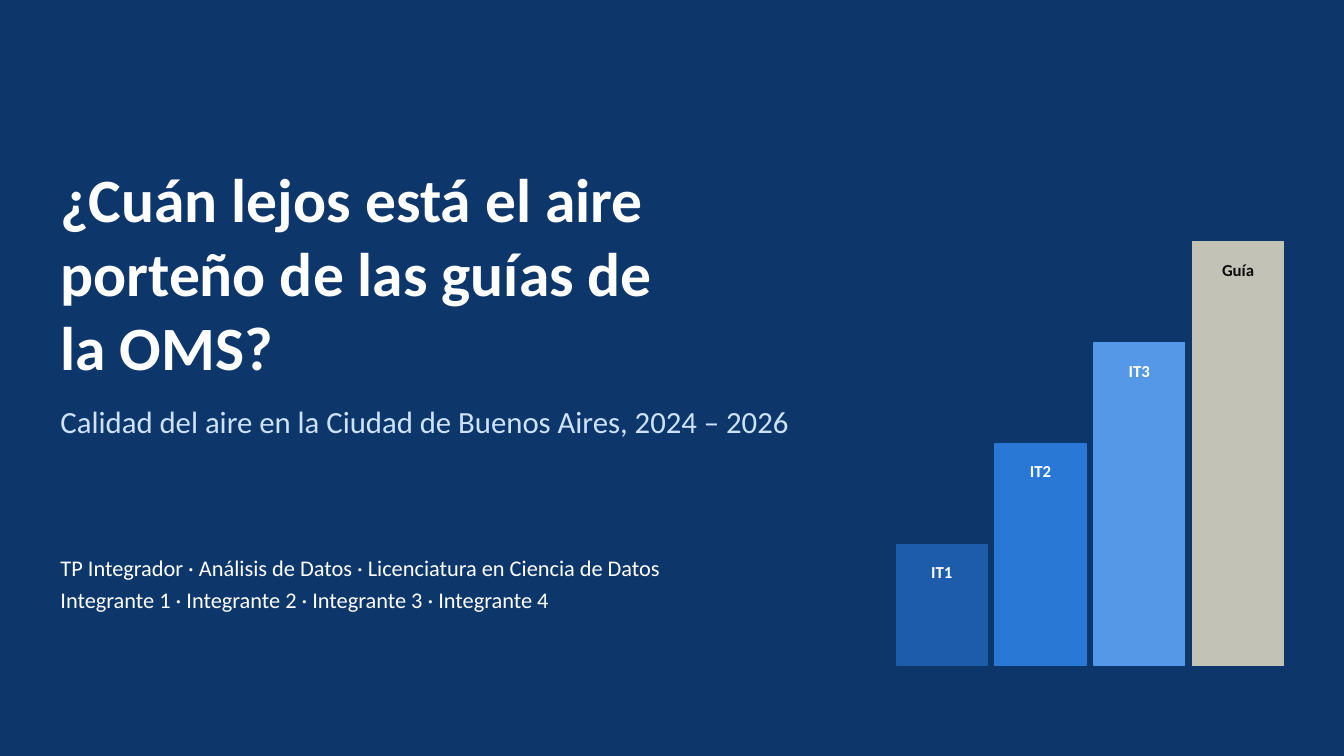
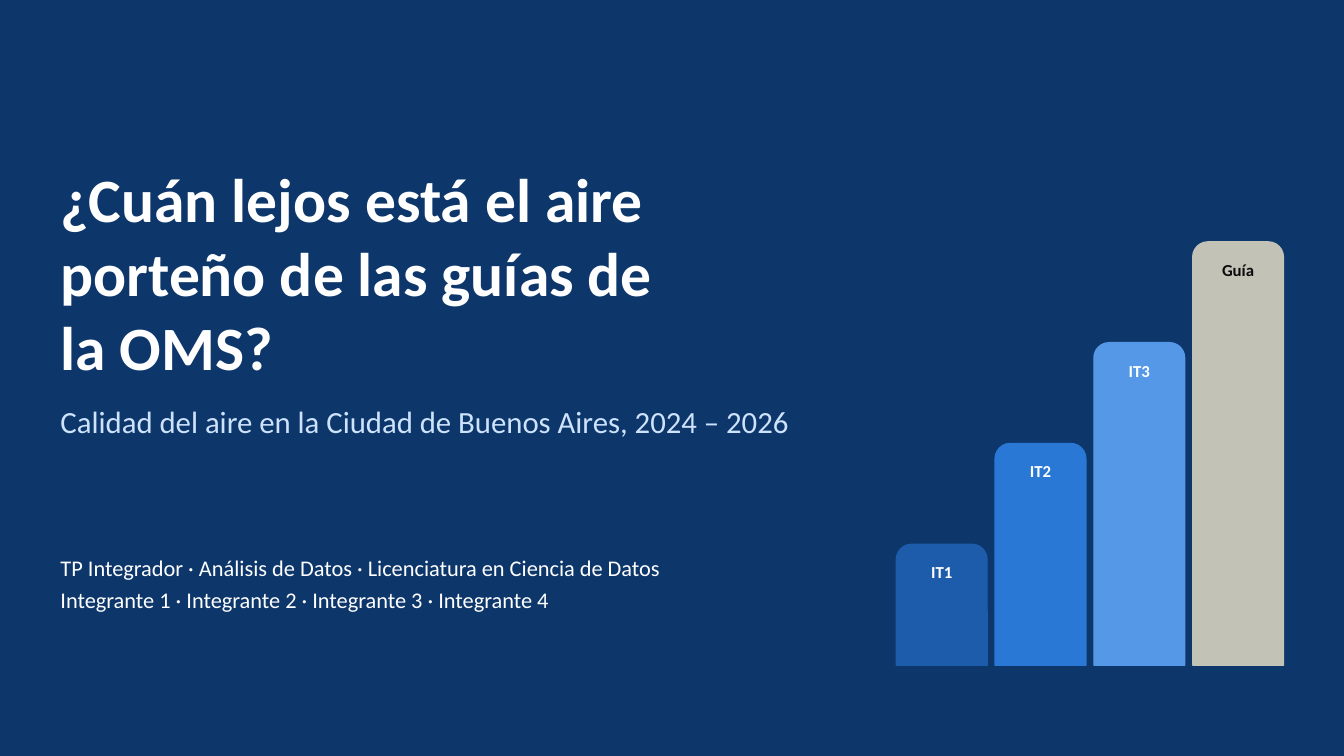
Before and after one commit to ezequielmaranda/nox-ciudad, a slide deck: slide 1 of presentacion/presentacion_tp_aire_oms.pptx. Drawn at 1344x756 pixels with LibreOffice and Linux fonts; fonts in the diff are those of the drawing. Boxes give left, top, right and bottom in pixels: in the first picture for what was removed or moved away, otherwise in the second. Text is boxed around its words. In the diff, an @@ line names an element or a change of style, - is before the commit and + after.

```diff
--- a/presentacion/presentacion_tp_aire_oms.pptx
+++ b/presentacion/presentacion_tp_aire_oms.pptx
@@ rectangle to round same rect in 4 elements at <box>896,544,987,665</box>, <box>995,444,1086,665</box>, <box>1094,343,1185,665</box>, <box>1193,242,1284,665</box> @@
```
Also in this commit, not shown: 5 other slides changed, 1 slide added, 6 other files.
